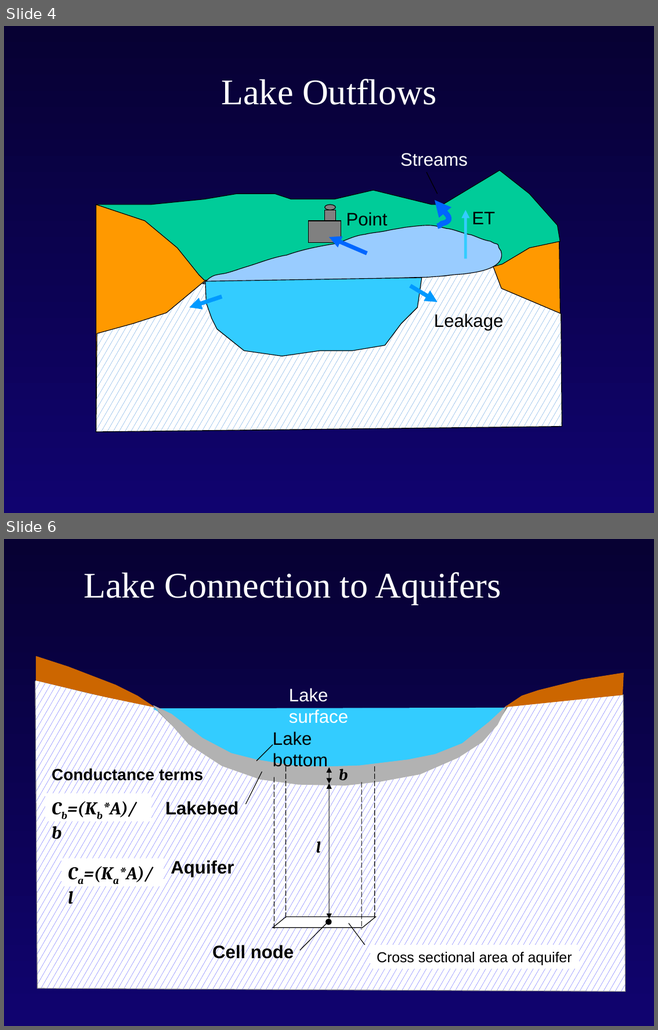
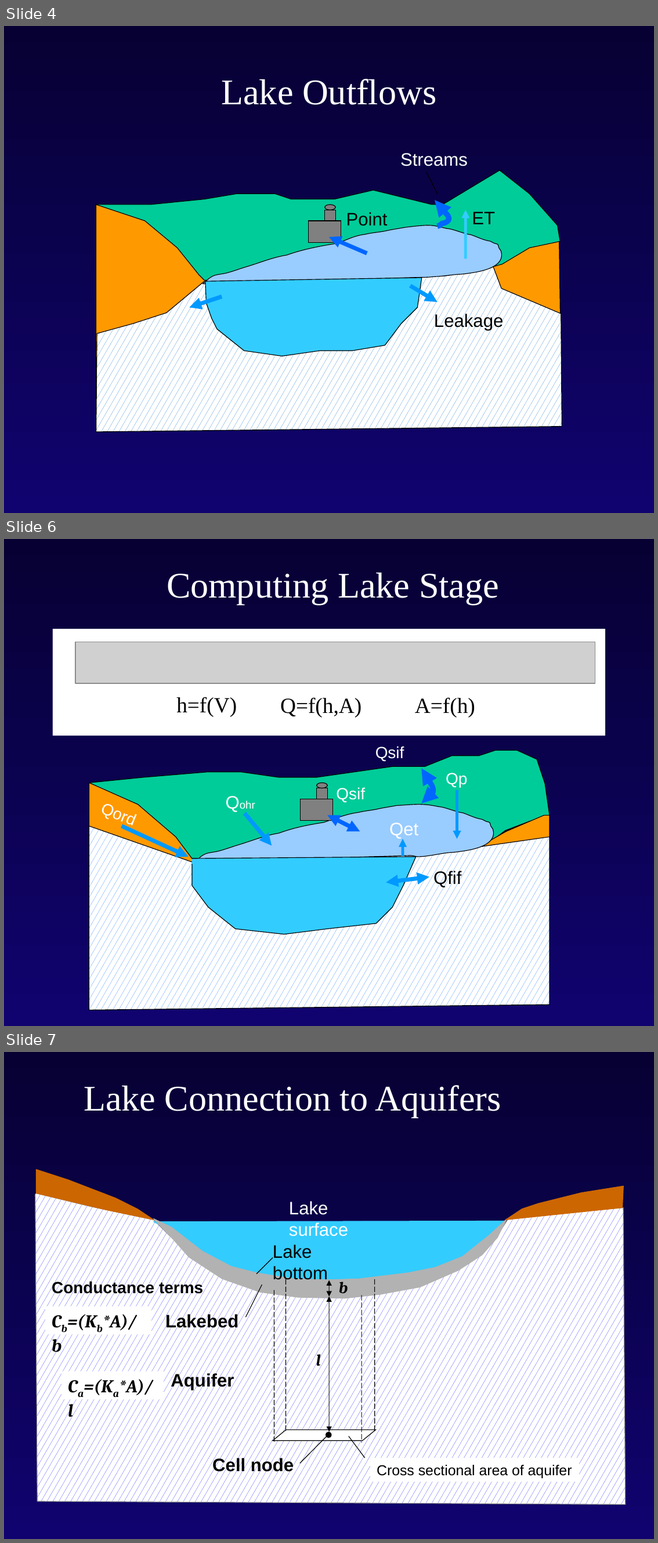
Before and after one commit to rniswon/gsflowID2447_classrepo, a slide deck: presentations/Niswonger/Intro_modflow_E.pptx. Shown one above the other, each under a label of ours: slides 4 and 6 before the commit, slides 4, 6 and 7 after it; the slides between them are not shown. The pictures are 658x1030 and 658x1543 pixels, drawn with LibreOffice and Linux fonts; fonts in the diff are those of the drawing; grey boxes stand for pictures; background and template pictures are left out. Boxes give left, top, right and bottom in pixels: in the first picture for what was removed or moved away, otherwise in the second. Text is boxed around its words. In the diff, an @@ line names an element or a change of style, - is before the commit and + after.

```diff
--- a/presentations/Niswonger/Intro_modflow_E.pptx
+++ b/presentations/Niswonger/Intro_modflow_E.pptx
@@ slide 6 added at box(4, 539, 654, 1026), background gradient #070133 to #10036F @@
@@ title added at box(166, 572, 499, 605), 40 pt, text #FFFFFF @@
+Computing Lake Stage
@@ rectangle added at box(53, 629, 605, 736), fill #FFFFFF @@
@@ picture added at box(75, 642, 594, 684) @@
@@ text added at box(176, 697, 237, 717), 24 pt, text #000000 @@
+h=f(V)
@@ text added at box(280, 697, 361, 717), 24 pt, text #000000 @@
+Q=f(h,A)
@@ text added at box(415, 697, 475, 717), 24 pt, text #000000 @@
+A=f(h)
@@ text added at box(375, 746, 404, 761), 18 pt, text #FFFFFF @@
+Qsif
@@ freeform shape added at box(89, 750, 549, 859), fill #00CC99, outline #000000 0.75 pt @@
@@ freeform shape added at box(421, 768, 437, 803), outline #0066FF 6 pt @@
@@ text added at box(445, 773, 467, 787), 18 pt, text #FFFFFF @@
+Qp
@@ freeform shape added at box(89, 783, 549, 1010), fill #FF9900, outline #000000 0.75 pt @@
@@ text added at box(92, 792, 170, 844), 18 pt, text #FFFFFF @@
+Qord
@@ text added at box(219, 788, 271, 816), 12 pt, text #FFFFFF @@
+Qohr
@@ rectangle added at box(300, 799, 333, 820), fill #808080, outline #000000 0.75 pt @@
@@ rectangle added at box(317, 788, 328, 810), fill #808080, outline #000000 0.75 pt @@
@@ ellipse added at box(317, 783, 328, 788), fill #808080, outline #000000 0.75 pt @@
@@ text added at box(336, 787, 365, 803), 18 pt, text #FFFFFF @@
+Qsif
@@ arrow added from (457, 790) to (457, 839), #0099FF 3 pt @@
@@ freeform shape added at box(194, 804, 498, 862), fill #99CCFF, outline #000000 0.75 pt @@
@@ arrow added from (244, 813) to (271, 846), #0099FF 4.5 pt @@
@@ double arrow added from (328, 815) to (360, 831), #0066FF 4.5 pt @@
@@ freeform shape added at box(89, 826, 549, 1010), fill pattern #0066FF on #FFFFFF, outline #000000 0.75 pt @@
@@ arrow added from (122, 826) to (188, 857), #0099FF 4.5 pt @@
@@ text added at box(389, 823, 418, 839), 20 pt, text #FFFFFF @@
+Qet
@@ arrow added from (402, 856) to (402, 839), #0099FF 3 pt @@
@@ freeform shape added at box(192, 857, 415, 934), fill #33CCFF, outline #000000 0.75 pt @@
@@ double arrow added from (429, 877) to (386, 882), #0099FF 4.5 pt @@
@@ text added at box(433, 870, 461, 888), 20 pt, text #000000 @@
+Qfif
@@ what was slide 6 is now slide 7 @@
```
Also in this commit, not shown: 1 slide changed, 5 other slides added, 2 slides removed.
